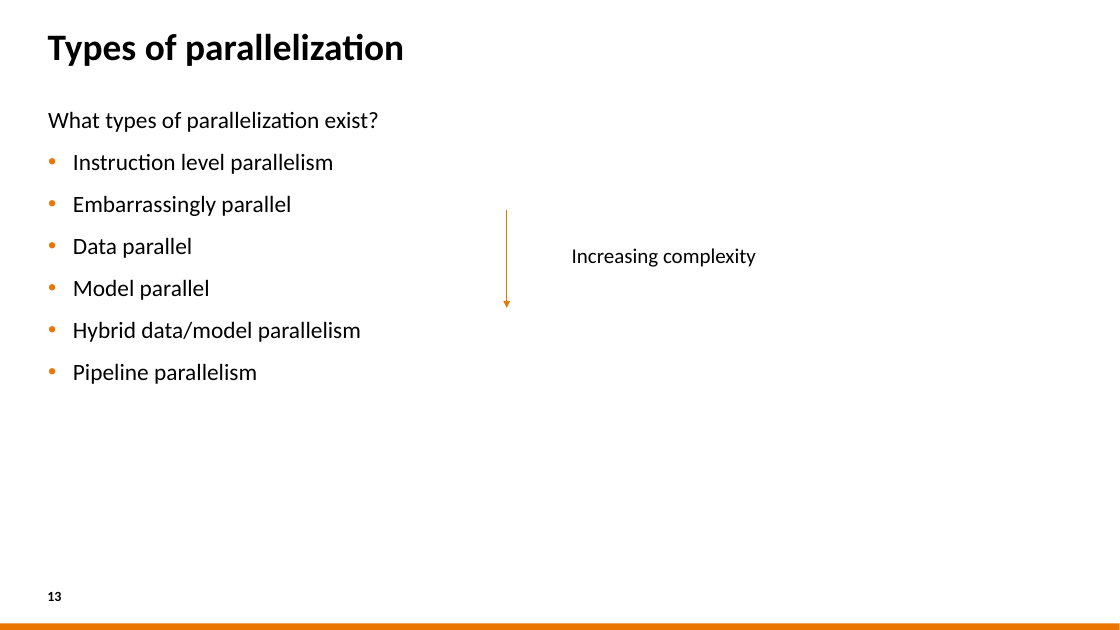
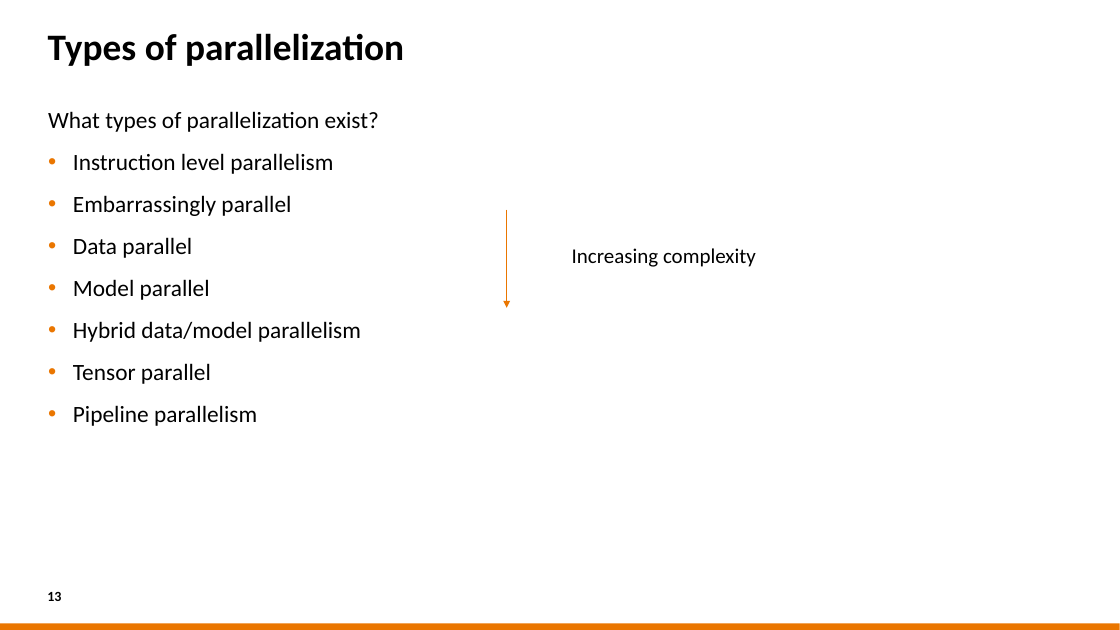
Before and after one commit to sara-nl/HPML-course-materials, a slide deck: slide 13 of Day2/slides/Parallel_Computing_for_DL.pptx. Drawn at 1120x630 pixels with LibreOffice and Linux fonts; fonts in the diff are those of the drawing; background and template pictures are left out. Boxes give left, top, right and bottom in pixels: in the first picture for what was removed or moved away, otherwise in the second. Text is boxed around its words. In the diff, an @@ line names an element or a change of style, - is before the commit and + after.

```diff
--- a/Day2/slides/Parallel_Computing_for_DL.pptx
+++ b/Day2/slides/Parallel_Computing_for_DL.pptx
@@ text at <box>73,363,211,384</box>: paragraph added @@
+• Tensor parallel
```
Also in this commit, not shown: 4 other files.
